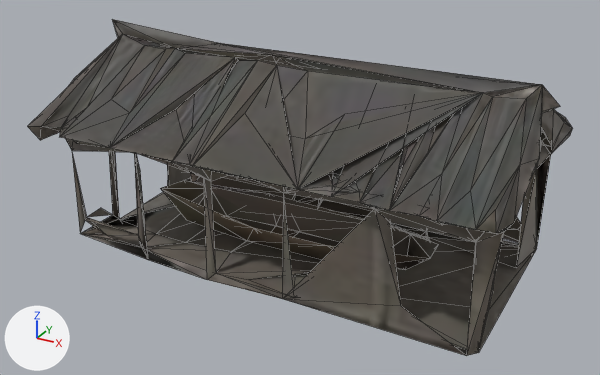
Before and after pictures for a commit that changed the glTF model public/models/env/shipyard_lod1.glb.
The view is the same before and after, from a 50 mm camera at (1.428, -2.631, 1.152) aimed at (0.011, -0.053, -0.137). Arrows for +X, +Y and +Z are at lower left; the lights stay in place. The older version comes first. Mesh edges are drawn as thin lines. Where no turn or scale is listed for an object, it has been applied to the vertices. Vertices at exactly the same position are counted once.

The older version as bpy lines, for what is in view:
```python
me_mesh_0 = bpy.data.meshes.new('Mesh_0')
me_mesh_0.from_pydata(...)  # 681 vertices, 1943 faces; spans x -0.94..0.94, y -0.51..0.51, z -0.42..0.42
me_mesh_0.materials.append(mat_material_0)
ob_mesh_0 = bpy.data.objects.new('Mesh_0', me_mesh_0)
ob_mesh_0.location = (-0.01, 0.002, -0.006)
```
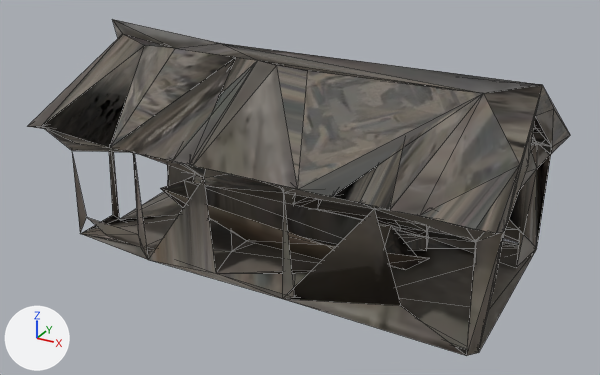
Where the newer file only moved an object's origin or applied its transform, the numbers keep the older frame.

What differs and where, as boxes [x1, y1, x2, y2] in the pictures (600 x 375 px):
```json
{"object": "Mesh_0", "change": "reshaped", "before": [27, 19, 573, 356], "after": [28, 19, 570, 356]}
{"part": 1, "of": "me_mesh_0", "change": "deleted", "before": [27, 34, 573, 350]}
{"part": 2, "of": "me_mesh_0", "change": "deleted", "before": [72, 153, 134, 234]}
{"part": 3, "of": "me_mesh_0", "change": "deleted", "before": [295, 273, 308, 286], "on screen": "mostly hidden"}
{"part": 4, "of": "me_mesh_0", "change": "surface changed", "before": [287, 210, 401, 306], "after": [287, 210, 401, 306], "on screen": "grey to black"}
```

Scene script edits in JSON lines:
```json
{"block": "me_mesh_0", "where": "# used by ob_mesh_0; location = (-0.01, 0.002, -0.006)"}
{"op": "remove", "block": "me_mesh_0", "code": "me_mesh_0.from_pydata(...)  # 681 vertices, 1943 faces; spans x -0.94..0.94, y -0.51..0.51, z -0.42..0.42"}
{"op": "add", "block": "me_mesh_0", "code": "me_mesh_0.from_pydata(...)  # 413 vertices, 1257 faces; spans x -0.94..0.9, y -0.51..0.5, z -0.42..0.42"}
{"block": "me_mesh_0", "change": "me_mesh_0 part 1: 256 vertices removed from x -0.92..0.94, y -0.5..0.51, z -0.42..0.37"}
{"block": "me_mesh_0", "change": "me_mesh_0 part 2: 2 vertices removed from x -0.81..-0.79, y -0.39..-0.27, z -0.32"}
{"block": "me_mesh_0", "change": "me_mesh_0 part 3: 1 vertex removed from x 0.2, y -0.25, z -0.39"}
{"block": "me_mesh_0", "change": "me_mesh_0 part 4: 23 kept faces spanning x -0.86..0.82, y -0.47..0.47, z -0.42..0.32 get new texture (UV) coordinates"}
{"block": "me_mesh_0", "change": "other edits to the shape of me_mesh_0 do not show in these pictures"}
```
